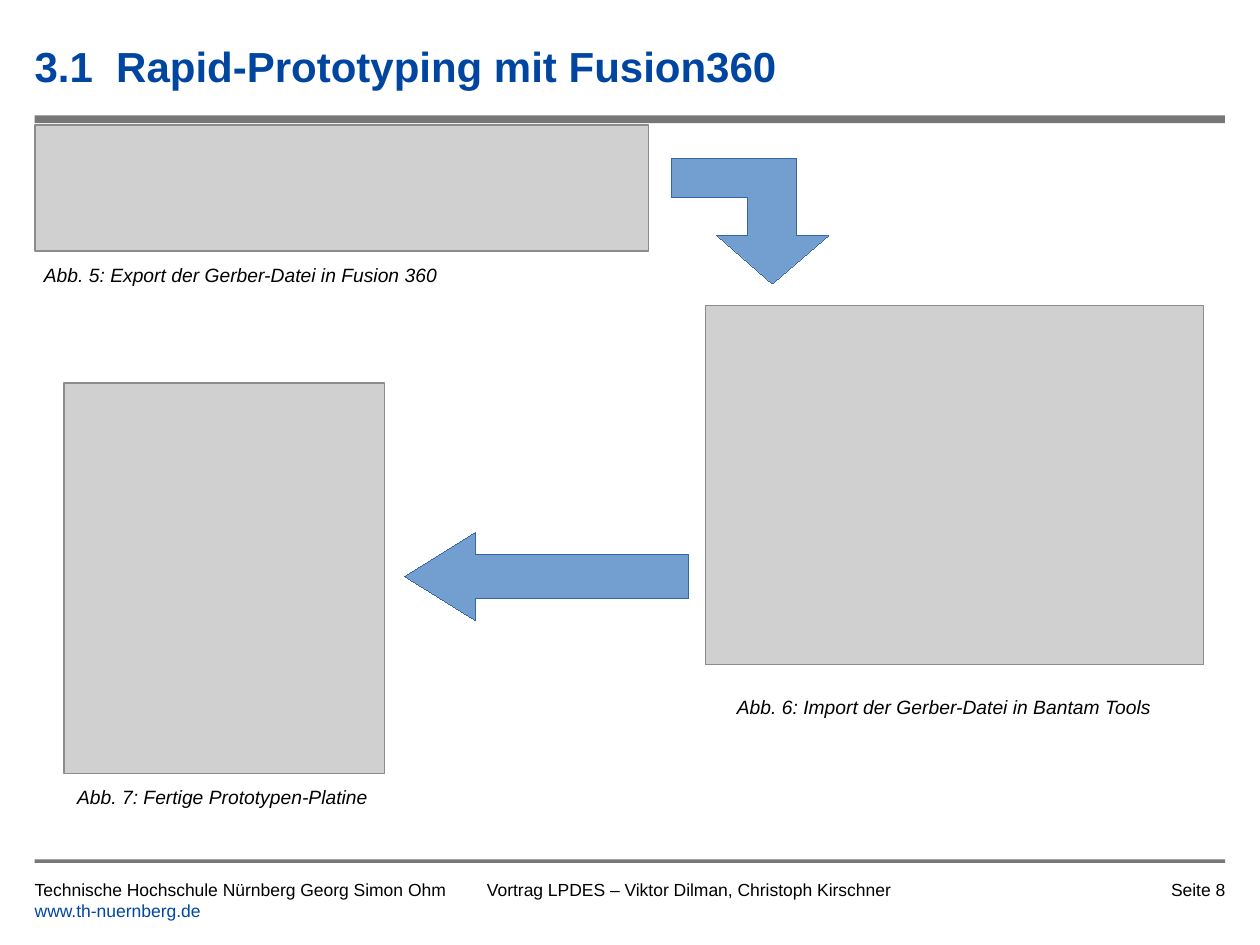
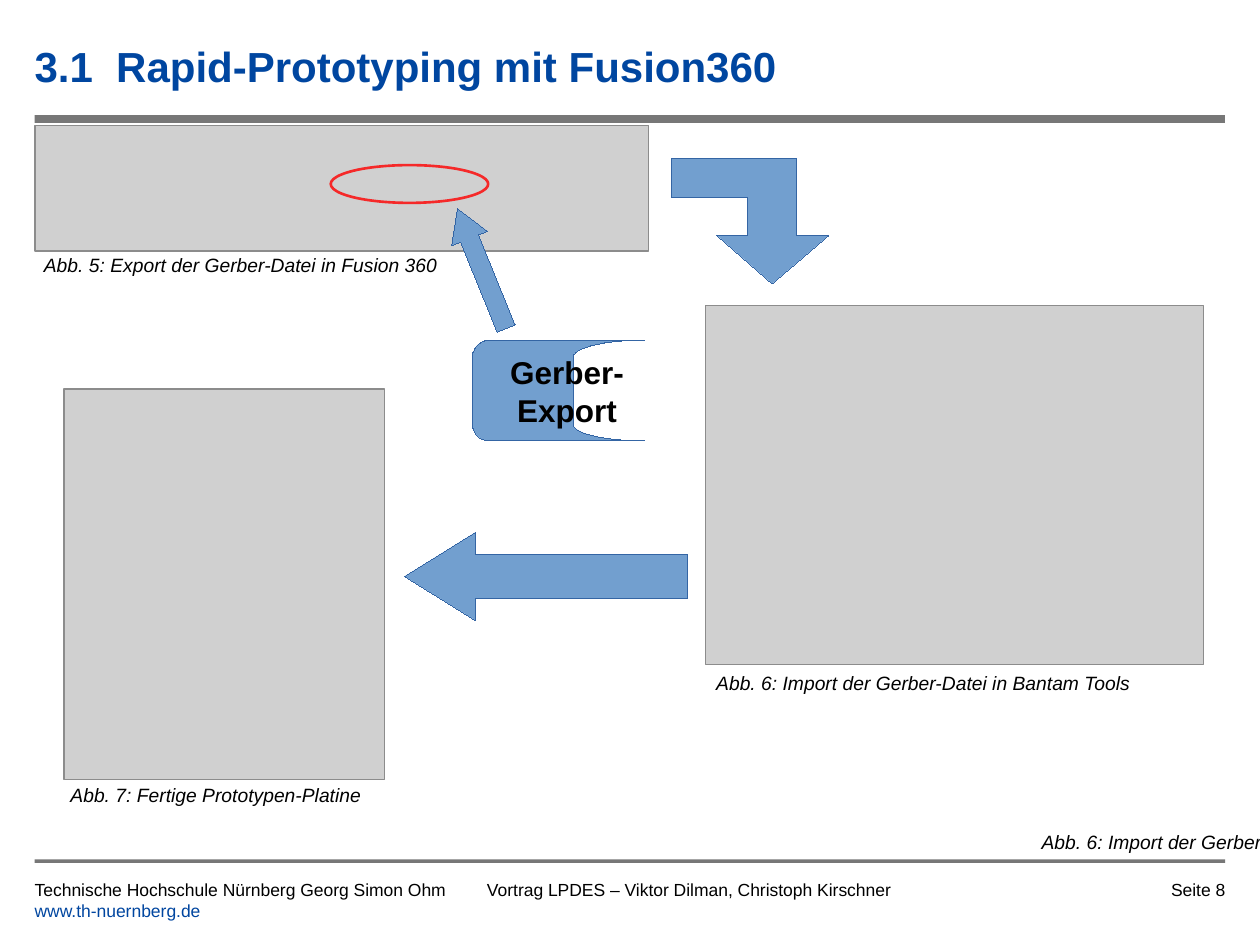
Before and after one commit to tsedlmeier/Synthesizer, a slide deck: slide 8 of Vortrag/Leiterplatte_als_Musikinstrument_Kirschner_Dilman.pptx. Drawn at 1260x945 pixels with LibreOffice and Linux fonts; fonts in the diff are those of the drawing; grey boxes stand for pictures; background and template pictures are left out. Boxes give left, top, right and bottom in pixels: in the first picture for what was removed or moved away, otherwise in the second. Text is boxed around its words. In the diff, an @@ line names an element or a change of style, - is before the commit and + after.

```diff
--- a/Vortrag/Leiterplatte_als_Musikinstrument_Kirschner_Dilman.pptx
+++ b/Vortrag/Leiterplatte_als_Musikinstrument_Kirschner_Dilman.pptx
@@ ellipse added at (330, 165, 488, 203), outline #FF0000 1.5 pt @@
@@ freeform shape added at (439, 202, 524, 336), fill #729FCF, outline #3465A4 0 pt @@
@@ text "Abb. 5: Export der Gerber-Datei ...": place and size @@
-text "Abb. 5: Export der Gerber-Datei ..." at (44, 268, 437, 286)
+text "Abb. 5: Export der Gerber-Datei ..." at (44, 258, 437, 276)
@@ freeform shape added at (472, 340, 662, 441), fill #729FCF, outline #3465A4 0 pt, 18 pt, text #000000, bold @@
+Gerber-Export
@@ picture: place and size @@
-picture at (64, 383, 386, 774)
+picture at (64, 389, 384, 780)
@@ text "Abb. 6: Import der Gerber-Datei ...": place and size @@
-text "Abb. 6: Import der Gerber-Datei ..." at (737, 700, 1150, 718)
+text "Abb. 6: Import der Gerber-Datei ..." at (716, 676, 1129, 694)
@@ text "Abb. 7: Fertige Prototypen-Platine": place and size @@
-text "Abb. 7: Fertige Prototypen-Platine" at (77, 790, 368, 808)
+text "Abb. 7: Fertige Prototypen-Platine" at (70, 788, 361, 806)
@@ text added at (1042, 835, 1260, 853), 11 pt, text #000000, italic @@
+Abb. 6: Import der Gerber-Datei in Bantam Tools
```
Also in this commit, not shown: 6 other slides changed, 1 other file.
